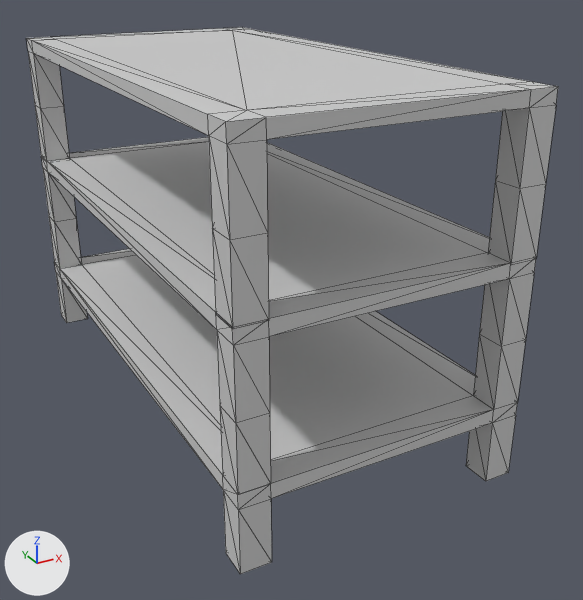
What one commit did to the COLLADA model worlds/warehouserack.dae.
One viewpoint serves both versions: a 50 mm camera at (-2.47, -5.27, 3.26) aimed at (0.23, -0.36, 0.81). Lighting does not change. The marker at lower left points along +X, +Y and +Z. Mesh edges are drawn as thin lines. Where no turn or scale is listed for an object, it has been applied to the vertices.

Script lines for the objects in view, before the commit:
```python
me_cube_002 = bpy.data.meshes.new('Cube.002')
me_cube_002.from_pydata(...)  # 176 vertices, 340 faces; spans x -1.0..1.0, y -2.0..2.0, z -0.5..2.05
# faces by material slot: [92, 124, 124]
me_cube_002.materials.append(mat_material_002)  # light grey #d1d1d1
me_cube_002.materials.append(mat_material)  # light grey #d1d1d1
me_cube_002.materials.append(mat_material_001)  # light grey #d1d1d1
ob_cube_002 = bpy.data.objects.new('Cube_002', me_cube_002)
ob_cube_002.location = (0.0, 0.0, 0.5)
```
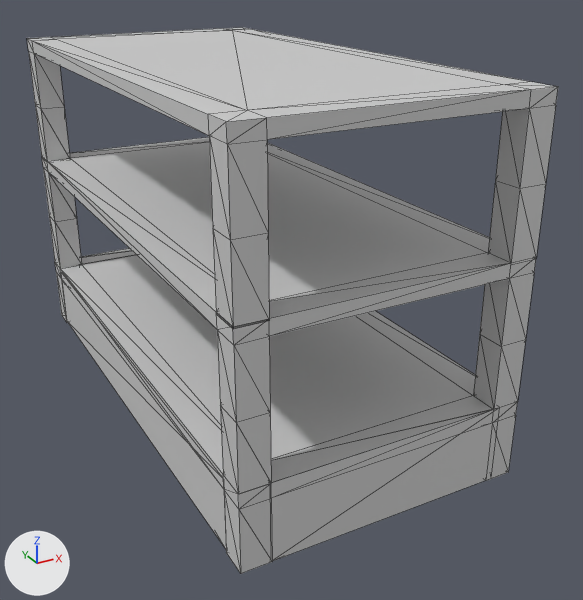
The newer file is also turned or shifted as a whole; pictures and numbers use the older file's frame.

What differs and where, as boxes (x1, y1, x2, y2) in the pictures (583 x 600 px):
'Cube_002', reshaped
    before: (26, 27, 558, 574)
    after: (27, 27, 558, 574)
part 1 of me_cube_002, added
    after: (62, 280, 226, 549)
part 2 of me_cube_002, added
    after: (270, 395, 499, 562)
part 3 of me_cube_002, added
    after: (80, 248, 137, 265)

Patch to the scene script:
```diff
--- a/worlds/warehouserack.dae.py
+++ b/worlds/warehouserack.dae.py
@@ me_cube_002 @@
 me_cube_002.from_pydata(...)  # 176 vertices, 340 faces; spans x -1.0..1.0, y -2.0..2.0, z -0.5..2.05
 # used by ob_cube_002; location = (0.0, 0.0, 0.5)
+# me_cube_002 part 1: a new loose piece, a box spanning x -0.99..-0.79, y -1.8..1.8, z -0.49..0.01, in mat_material_002 (light grey #d1d1d1)
+# me_cube_002 part 2: a new loose piece, a box spanning x -0.8..0.85, y -2.0..-1.8, z -0.49..0.06, in mat_material_002 (light grey #d1d1d1)
+# me_cube_002 part 3: a new loose piece, a box spanning x -0.82..0.83, y 1.8..2.0, z -0.49..0.06, in mat_material_002 (light grey #d1d1d1)
 me_cube_002.materials.append(mat_material_002)
-me_cube_002.materials.append(mat_material)  # light grey #d1d1d1
 me_cube_002.materials.append(mat_material_001)
```
